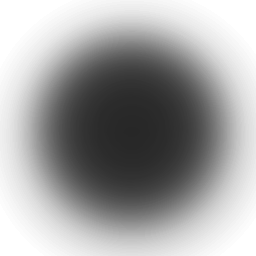
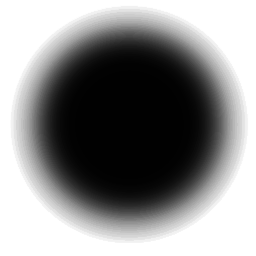
Layers edited between the first and the second 256 × 256 image:
added layer "Layer 3" above "Layer 1" over [0, 0, 256, 256]
hid "Layer 1" over [0, 0, 256, 256]
